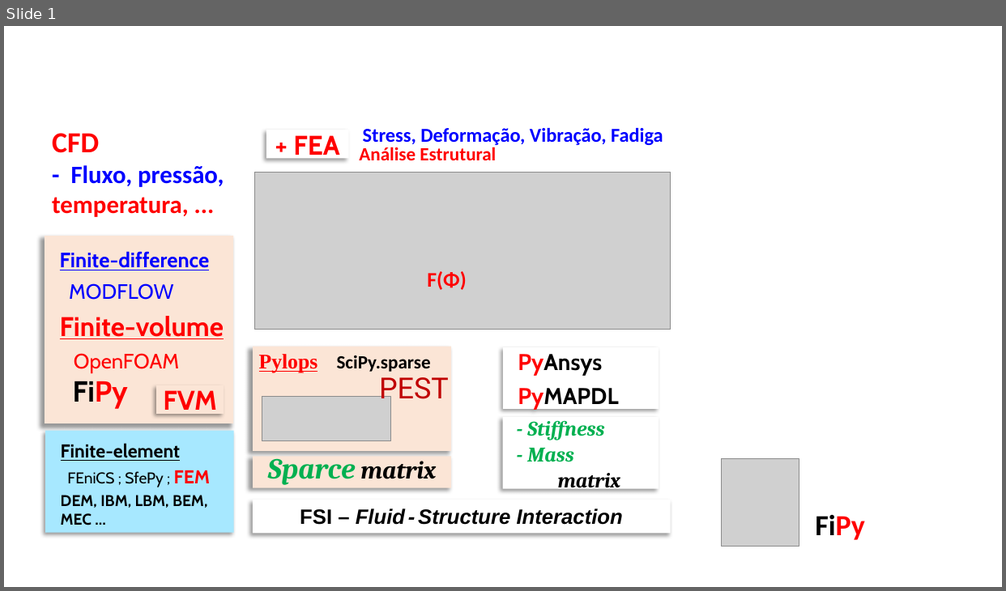
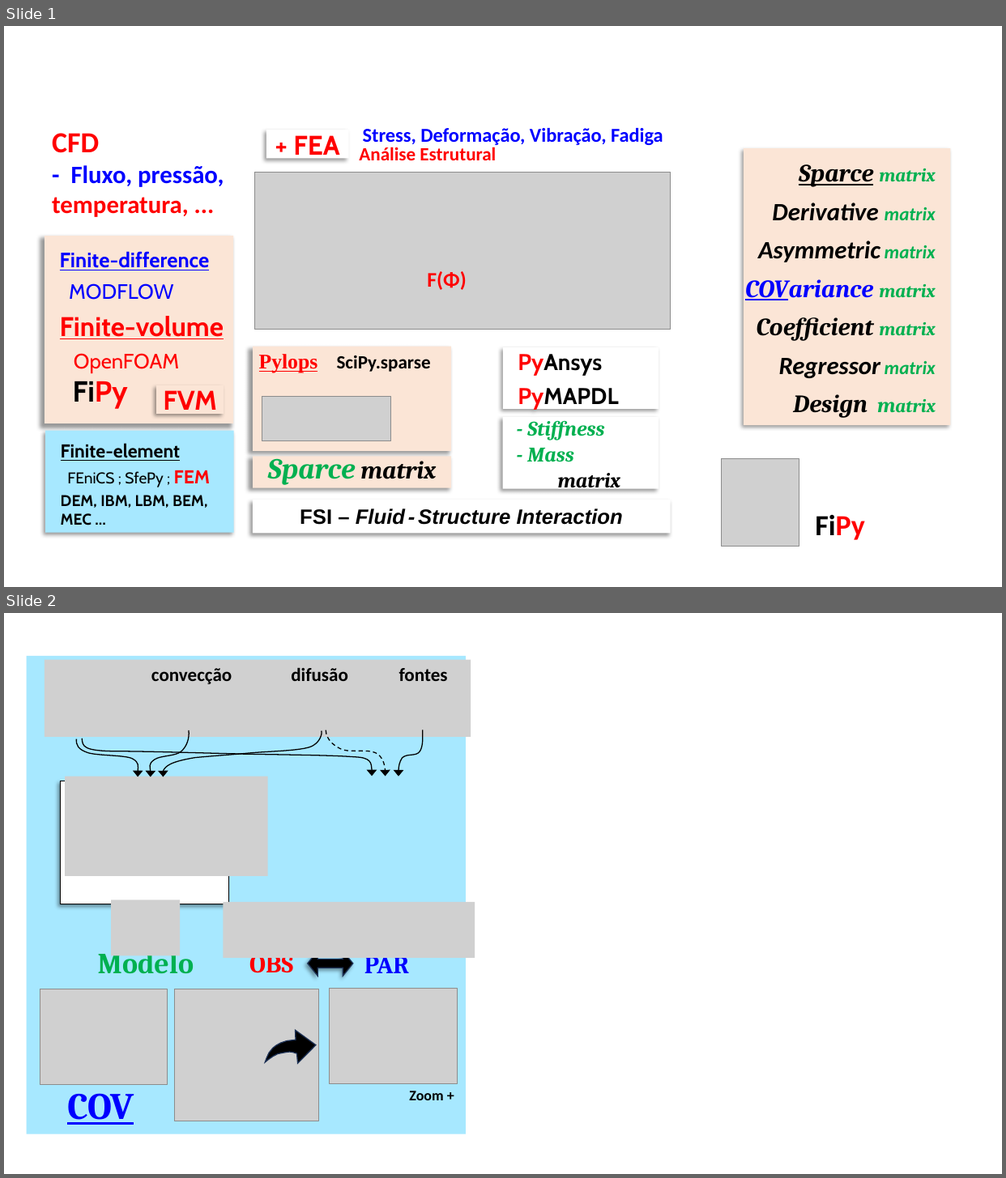
Before and after one commit to grossiRM/CDF_ON, a slide deck: FVM.pptx. Shown one above the other, each under a label of ours: slide 1 before the commit, slides 1 and 2 after it. The pictures are 1006x591 and 1006x1178 pixels, drawn with LibreOffice and Linux fonts; fonts in the diff are those of the drawing; grey boxes stand for pictures. Boxes give left, top, right and bottom in pixels: in the first picture for what was removed or moved away, otherwise in the second. Text is boxed around its words. In the diff, an @@ line names an element or a change of style, - is before the commit and + after.

```diff
--- a/FVM.pptx
+++ b/FVM.pptx
@@ slide 2 added at (4, 613, 1002, 1174), background #FFFFFF @@
@@ rectangle added at (27, 656, 466, 1134), fill #A7E8FF @@
@@ picture added at (44, 659, 471, 736) @@
@@ text added at (151, 667, 448, 684), 18 pt, text #000000, bold @@
+convecção difusão fontes
@@ group added at (77, 730, 423, 777): 6 freeform shapes @@
@@ rectangle added at (60, 781, 228, 905), fill #FFFFFF, outline #000000 0.75 pt @@
@@ picture added at (65, 776, 267, 875) @@
@@ picture added at (111, 901, 180, 956) @@
@@ picture added at (224, 902, 475, 958) @@
@@ text added at (98, 947, 194, 973), 28 pt, text #00B050, bold @@
+Modelo
@@ left right arrow added at (308, 952, 354, 976), fill #000000, outline #1E3256 1 pt @@
@@ text added at (364, 952, 409, 973), 24 pt, text #0000FF, bold @@
+PAR
@@ text added at (249, 958, 293, 978), 24 pt, text #FF0000, bold @@
+OBS
@@ rectangle added at (38, 989, 168, 1084), fill #FBE5D6, outline #1E3256 1 pt @@
@@ picture added at (40, 990, 167, 1085) @@
@@ picture added at (175, 989, 319, 1121) @@
@@ rectangle added at (178, 989, 319, 1124), fill #FBE5D6, outline #1E3256 1 pt @@
@@ picture added at (330, 989, 458, 1084) @@
@@ freeform shape added at (262, 1029, 317, 1066), fill #000000, outline #1E3256 1 pt @@
@@ text added at (67, 1093, 134, 1125), 36 pt, text #0000FF, bold, underline @@
+COV
@@ text added at (409, 1091, 443, 1101), 14 pt, text #000000, bold @@
+Zoom +
@@ slide 1 changed as well @@
@@ rectangle added at (744, 149, 950, 426), fill #FBE5D6, 24 pt, text #000000, bold, italic @@
+Sparce matrix
+Derivative matrix
+Asymmetric matrix
+COVariance matrix
+Coefficient matrix
+Regressor matrix
+Design matrix
@@ text removed at (379, 378, 449, 406) @@
-PEST
```
Also in this commit, not shown: 2 slides removed, 22 other files.
